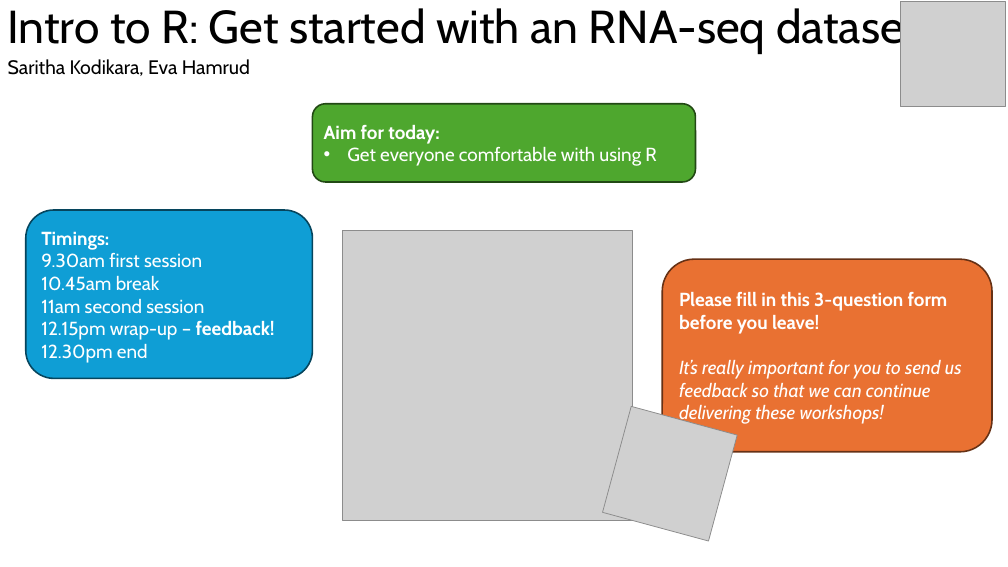
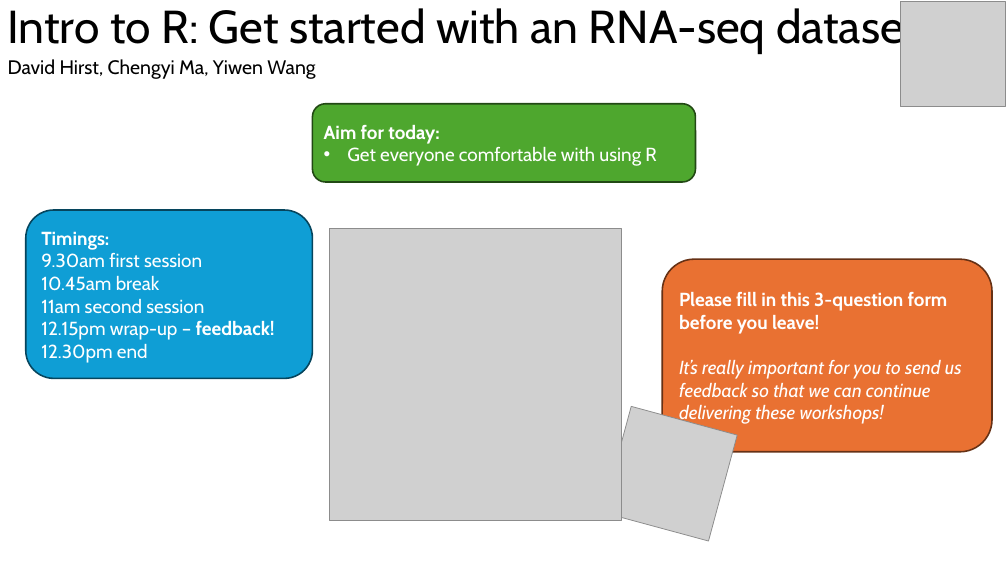
Before and after one commit to melbintgen/intro-to-r, a slide deck: slide 3 of Intro-to-R-master/intro_to_r_slide.pptx. Drawn at 1008x567 pixels with LibreOffice and Linux fonts; fonts in the diff are those of the drawing; grey boxes stand for pictures. Boxes give left, top, right and bottom in pixels: in the first picture for what was removed or moved away, otherwise in the second. Text is boxed around its words. In the diff, an @@ line names an element or a change of style, - is before the commit and + after.

```diff
--- a/Intro-to-R-master/intro_to_r_slide.pptx
+++ b/Intro-to-R-master/intro_to_r_slide.pptx
@@ subtitle at bbox=[8, 59, 315, 79]: text changed @@
-Saritha Kodikara, Eva Hamrud
+David Hirst, Chengyi Ma, Yiwen Wang
@@ picture: place and size @@
-picture at bbox=[343, 231, 632, 520]
+picture at bbox=[330, 228, 622, 520]
```
Also in this commit, not shown: 2 other slides changed, 1 other file.
